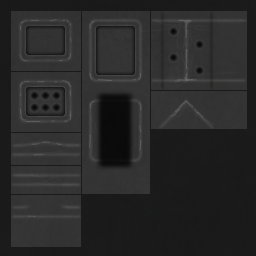
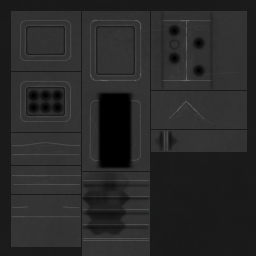
Comparing the layer stacks of the two 256px x 256px images. Changes:
"ao": opacity 80% → 100%, painted on it over [11, 18, 222, 251]
removed layer "holes copy 3" over [30, 27, 204, 112]
added layer "holes" above "Ellipse 1" over [28, 25, 205, 114]
removed layer "high 2" (was overlay, 40%) over [19, 19, 203, 218]
removed layer "high 1" (was overlay) over [11, 18, 247, 220]
added layer "l1" above "h4" over [80, 131, 174, 231]
added layer "h4" (overlay, 40%) above "h3" over [90, 19, 198, 112]
added layer "h3" (overlay, 50%) above "grime 2" over [11, 19, 213, 241]
painted on "b" over [82, 130, 247, 256]
